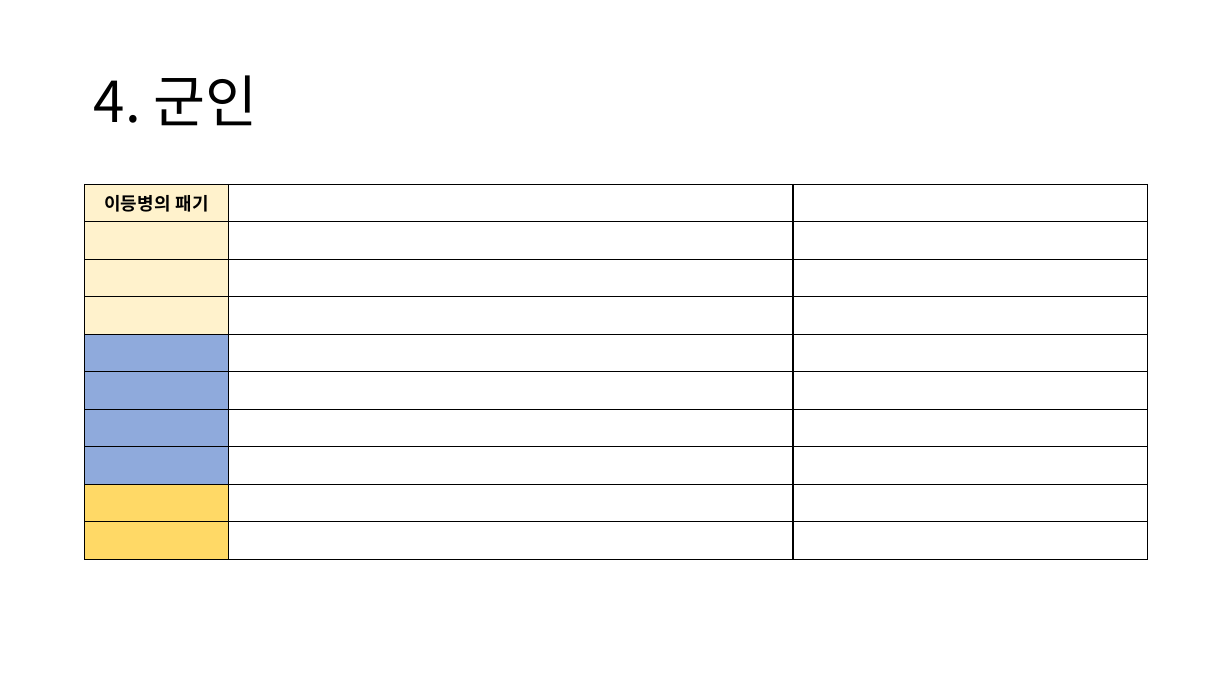
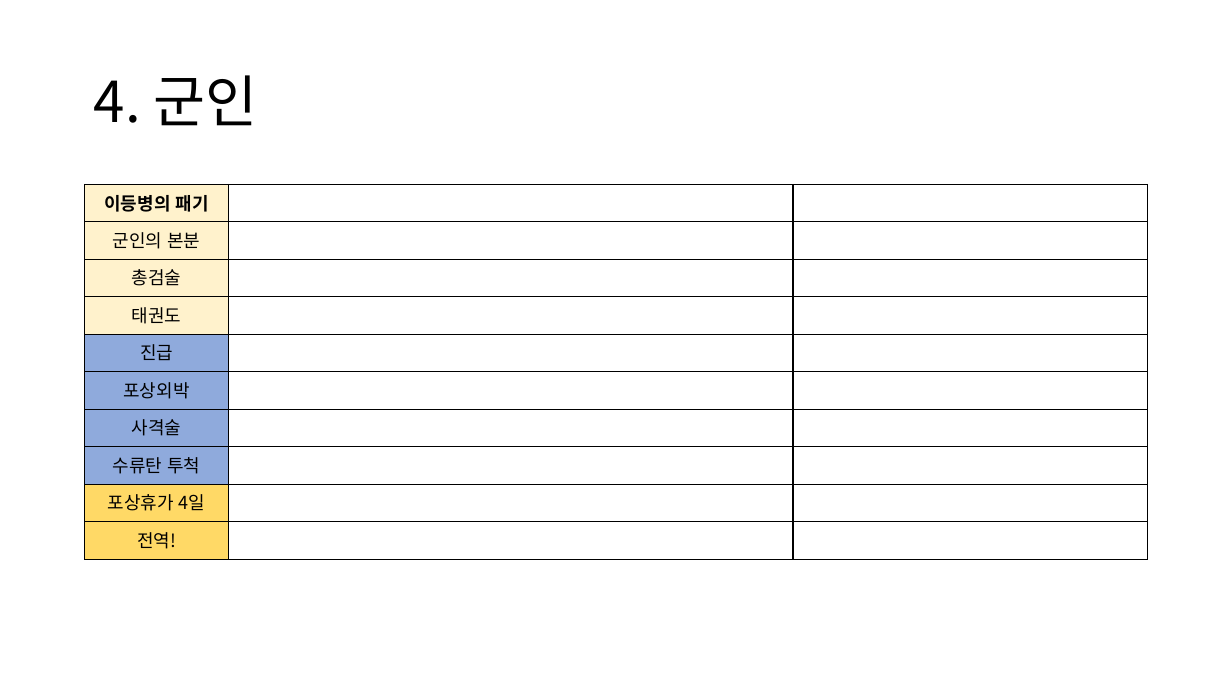
Before and after one commit to whkoh7/2DGP_Hero_is_lonely, a slide deck: slide 7 of 캐릭터 및 카드 컨셉, 디자인.pptx. Drawn at 1232x693 pixels with LibreOffice and Linux fonts; fonts in the diff are those of the drawing. Boxes give left, top, right and bottom in pixels: in the first picture for what was removed or moved away, otherwise in the second. Text is boxed around its words. In the diff, an @@ line names an element or a change of style, - is before the commit and + after.

```diff
--- a/캐릭터 및 카드 컨셉, 디자인.pptx
+++ b/캐릭터 및 카드 컨셉, 디자인.pptx
@@ table at <box>85,185,1148,560</box> @@
-row 2, column 1: 
+row 2, column 1: 군인의 본분
-row 3, column 1: 
+row 3, column 1: 총검술
-row 4, column 1: 
+row 4, column 1: 태권도
-row 5, column 1: 
+row 5, column 1: 진급
-row 6, column 1: 
+row 6, column 1: 포상외박
-row 7, column 1: 
+row 7, column 1: 사격술
-row 8, column 1: 
+row 8, column 1: 수류탄 투척
-row 9, column 1: 
+row 9, column 1: 포상휴가 4일
-row 10, column 1: 
+row 10, column 1: 전역!
```
Also in this commit, not shown: 2 other slides changed.
